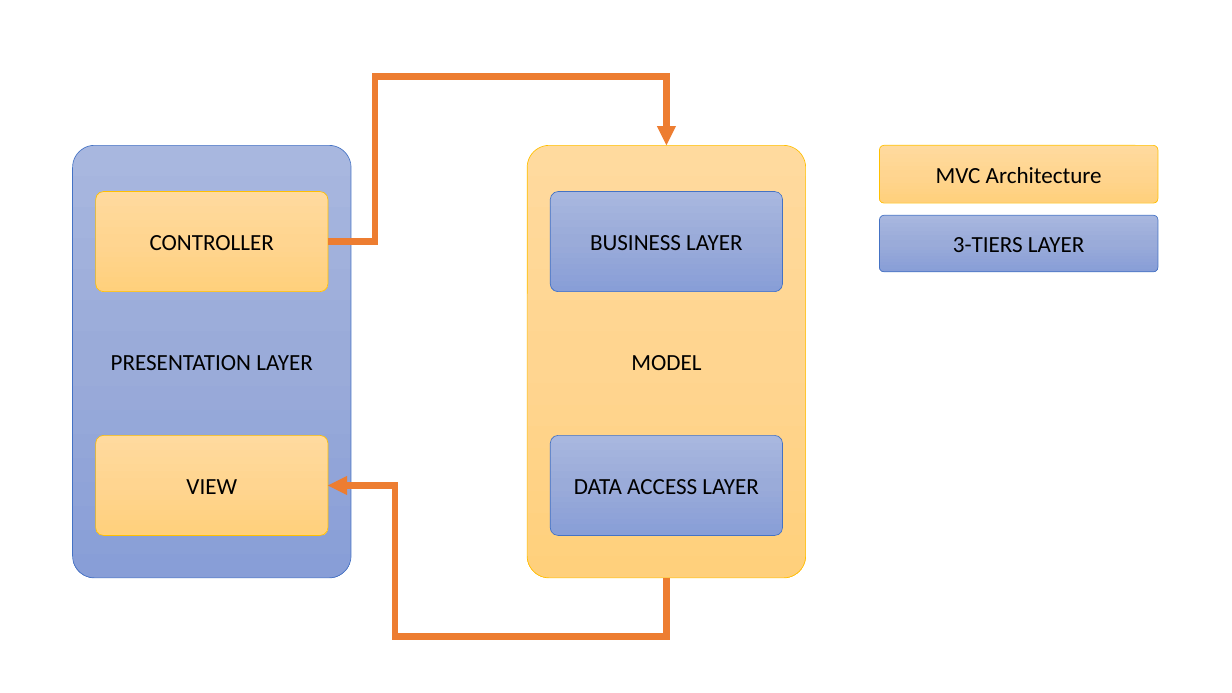
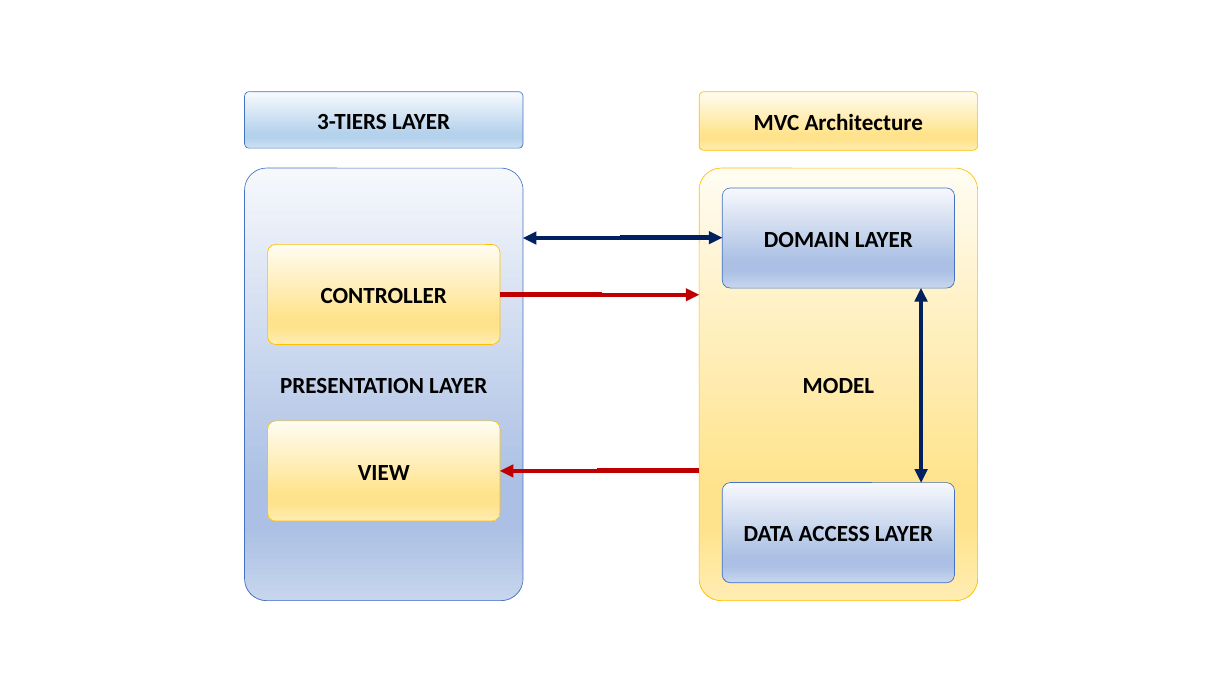
Before and after one commit to trungnguyenthien/blog, a slide deck: slide 1 of PhanLoaiModel.pptx. Drawn at 1232x693 pixels with LibreOffice and Linux fonts; fonts in the diff are those of the drawing. Boxes give left, top, right and bottom in pixels: in the first picture for what was removed or moved away, otherwise in the second. Text is boxed around its words. In the diff, an @@ line names an element or a change of style, - is before the commit and + after.

```diff
--- a/PhanLoaiModel.pptx
+++ b/PhanLoaiModel.pptx
@@ rounded rectangle "3-TIERS LAYER": place and size @@
-rounded rectangle "3-TIERS LAYER" at (880,215,1158,272)
+rounded rectangle "3-TIERS LAYER" at (245,91,523,148)
@@ rounded rectangle "3-TIERS LAYER" at (245,91,523,148): bold on; fill gradient #A8B7DF to #9AABD9 to #889ED7 to gradient #F7FAFD to #B5D2EC to #CEE1F2 @@
@@ bold on; fill gradient #FFDB9E to #FFD590 to #FFD07C to gradient #FFFCF2 to #FFE38C to #FFECB2 in 4 elements at (268,421,500,521), (700,168,978,601), (268,245,500,345), (700,91,978,150) @@
@@ rounded rectangle "MVC Architecture": place and size @@
-rounded rectangle "MVC Architecture" at (880,145,1158,202)
+rounded rectangle "MVC Architecture" at (700,91,978,150)
@@ rounded rectangle "PRESENTATION LAYER": place and size @@
-rounded rectangle "PRESENTATION LAYER" at (73,145,351,578)
+rounded rectangle "PRESENTATION LAYER" at (245,168,523,601)
@@ rounded rectangle "PRESENTATION LAYER" at (245,168,523,601): bold on; fill gradient #A8B7DF to #9AABD9 to #889ED7 to gradient #F6F8FC to #ABC0E4 to #C7D5ED @@
@@ rounded rectangle "MODEL": place and size @@
-rounded rectangle "MODEL" at (528,145,806,578)
+rounded rectangle "MODEL" at (700,168,978,601)
@@ rounded rectangle "DOMAIN LAYER": place and size @@
-rounded rectangle "DOMAIN LAYER" at (551,191,783,291)
+rounded rectangle "DOMAIN LAYER" at (723,188,955,287)
@@ rounded rectangle "DOMAIN LAYER" at (723,188,955,287): fill gradient #A8B7DF to #9AABD9 to #889ED7 to gradient #F6F8FC to #ABC0E4 to #C7D5ED @@
@@ elbow double arrow added from (723, 238) to (523, 238), #002060 3.5 pt @@
@@ text in rounded rectangle at (764,232,913,247): text changed; bold on @@
-BUSINESS LAYER
+DOMAIN LAYER
@@ rounded rectangle "CONTROLLER": place and size @@
-rounded rectangle "CONTROLLER" at (96,191,328,291)
+rounded rectangle "CONTROLLER" at (268,245,500,345)
@@ elbow arrow moved from (328, 241) - (666, 145) to (500, 295) - (700, 295) @@
@@ elbow arrow (500, 295) - (700, 295): stroke #ED7D31 5 pt to #C00000 3.5 pt @@
@@ elbow double arrow added from (921, 288) to (921, 482), #002060 3.5 pt @@
@@ rounded rectangle "VIEW": place and size @@
-rounded rectangle "VIEW" at (96,435,328,535)
+rounded rectangle "VIEW" at (268,421,500,521)
@@ elbow arrow moved from (666, 578) - (328, 485) to (700, 470) - (500, 471) @@
@@ elbow arrow (700, 470) - (500, 471): stroke #ED7D31 5 pt to #C00000 3.5 pt @@
@@ rounded rectangle "DATA ACCESS LAYER" at (723,482,955,582): bold on; fill gradient #A8B7DF to #9AABD9 to #889ED7 to gradient #F6F8FC to #ABC0E4 to #C7D5ED @@
@@ rounded rectangle "DATA ACCESS LAYER": place and size @@
-rounded rectangle "DATA ACCESS LAYER" at (551,435,783,535)
+rounded rectangle "DATA ACCESS LAYER" at (723,482,955,582)
```
Also in this commit, not shown: 3 other files.
